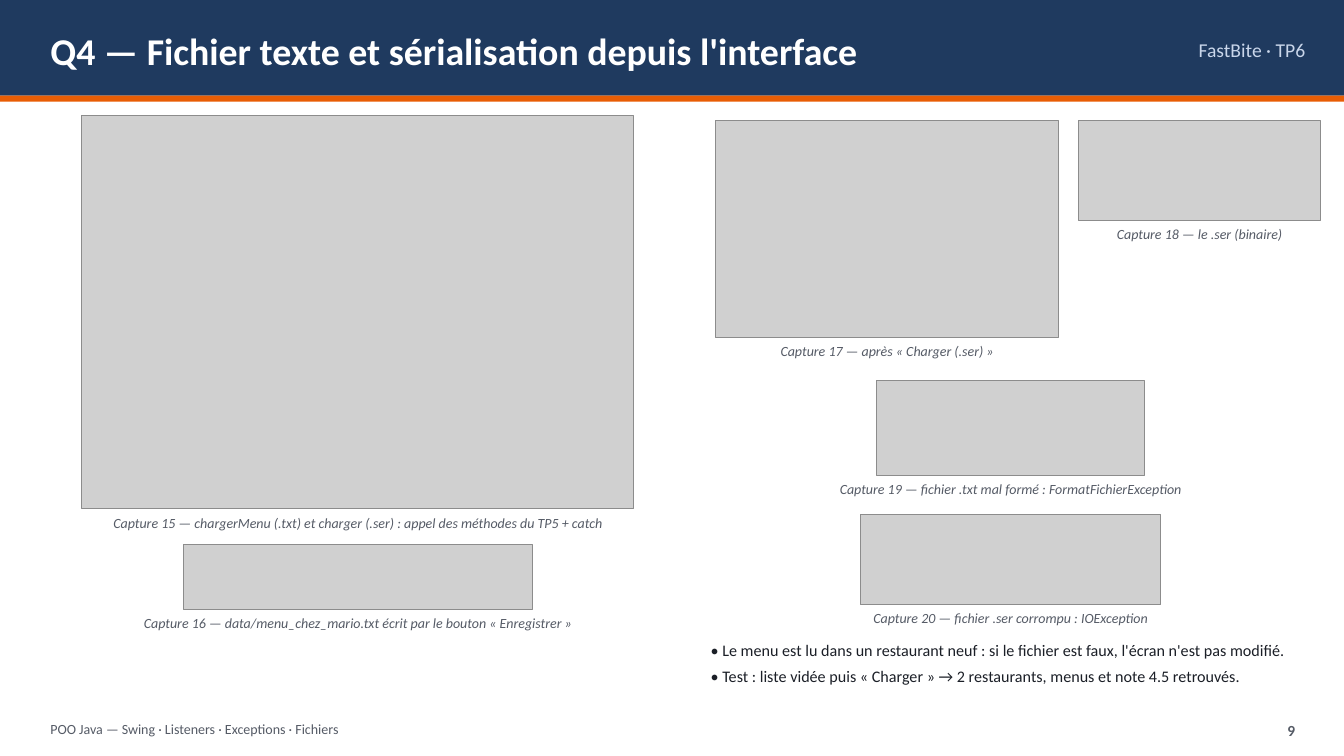
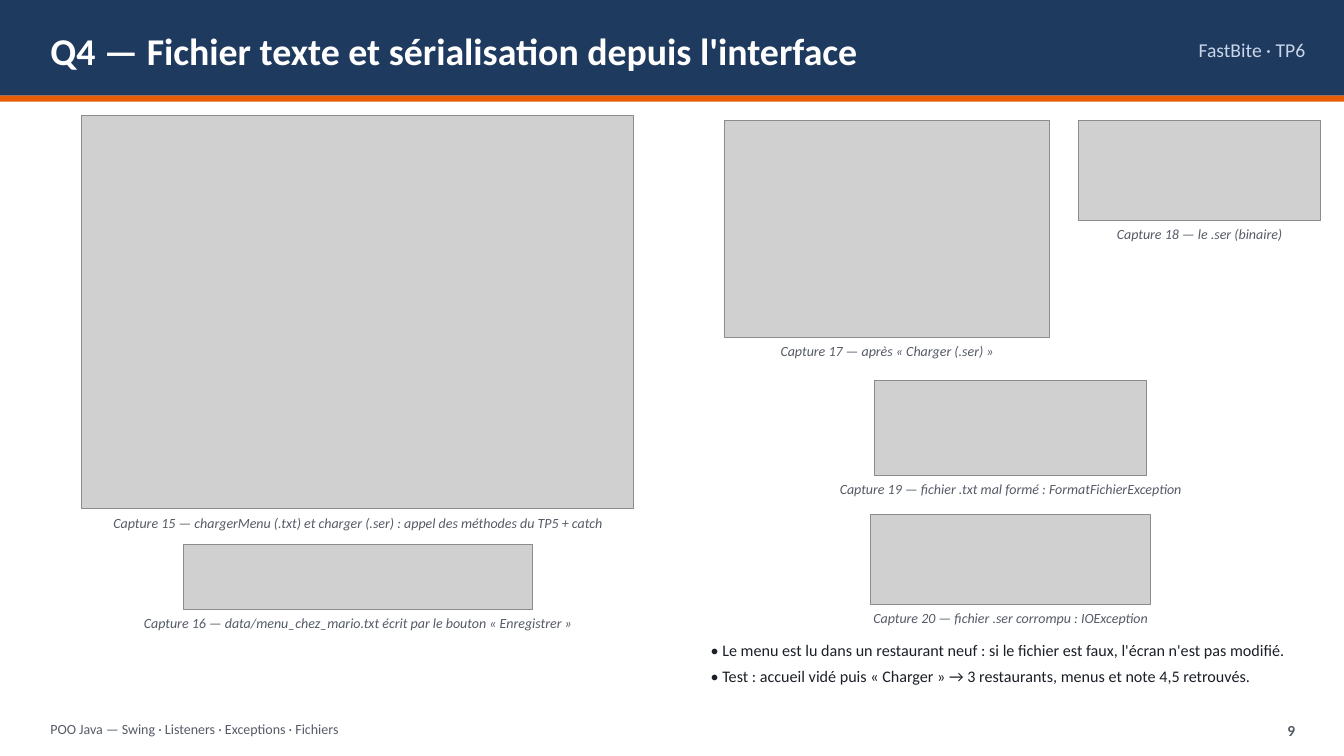
Before and after one commit to lazzrio/tp-info-poov-java, a slide deck: slide 9 of tp6/rendu_tp6/TP6_FastBite_NOM1_NOM2_NOM3.pptx. Drawn at 1344x756 pixels with LibreOffice and Linux fonts; fonts in the diff are those of the drawing; grey boxes stand for pictures. Boxes give left, top, right and bottom in pixels: in the first picture for what was removed or moved away, otherwise in the second. Text is boxed around its words. In the diff, an @@ line names an element or a change of style, - is before the commit and + after.

```diff
--- a/tp6/rendu_tp6/TP6_FastBite_NOM1_NOM2_NOM3.pptx
+++ b/tp6/rendu_tp6/TP6_FastBite_NOM1_NOM2_NOM3.pptx
@@ picture: place and size @@
-picture at <box>716,121,1059,338</box>
+picture at <box>724,121,1050,338</box>
@@ picture: place and size @@
-picture at <box>860,514,1160,605</box>
+picture at <box>870,514,1150,605</box>
@@ text at <box>722,670,1250,685</box>: text changed @@
-• Test : liste vidée puis « Charger » → 2 restaurants, menus et note 4.5 retrouvés.
+• Test : accueil vidé puis « Charger » → 3 restaurants, menus et note 4,5 retrouvés.
```
Also in this commit, not shown: 7 other slides changed, 40 other files.
